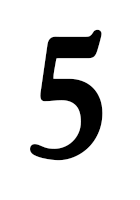
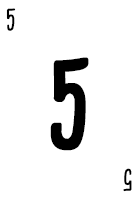
Layer changes from the first 140×200 image to the second:
added layer "5 copy" above "5" over [123, 168, 132, 192]
added layer "5" (1st of 2) above "5" over [6, 8, 16, 31]
painted on "5" (2nd of 2) over [30, 29, 103, 161]
